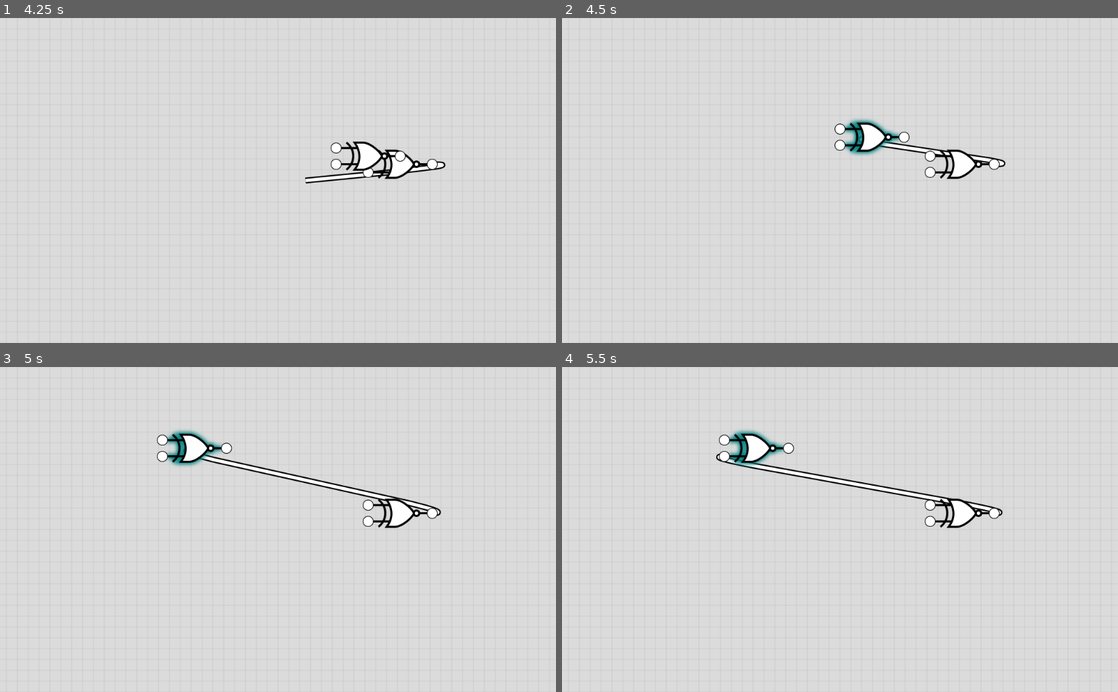
Above: before the commit, frames 1-4 (two rows, left to right).
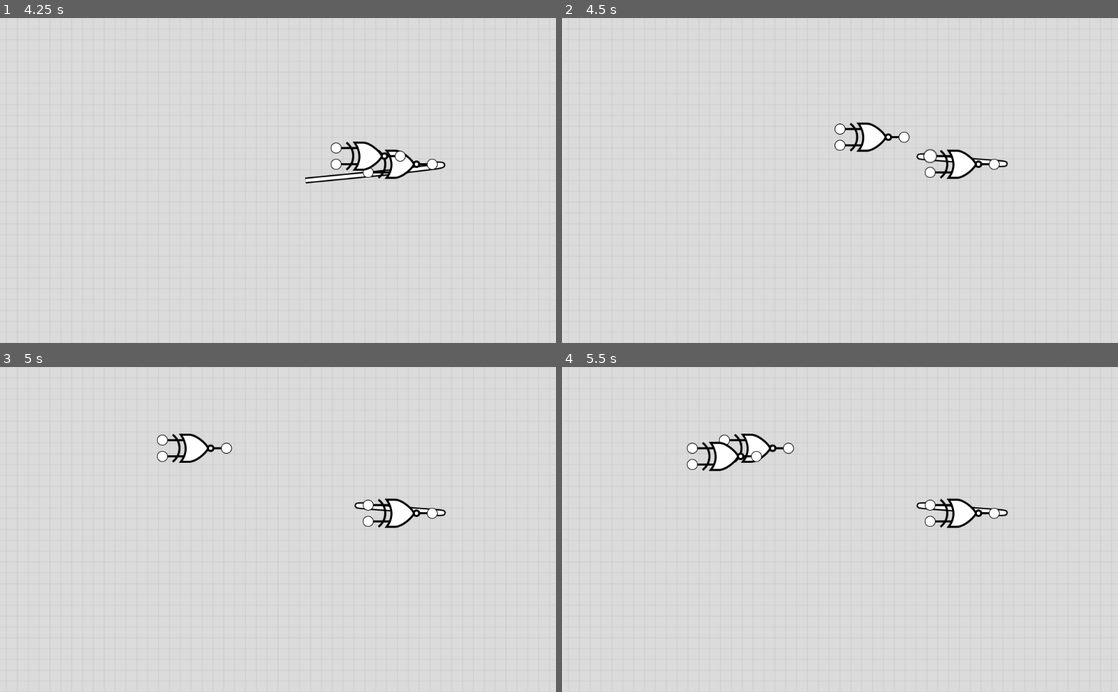
Above: after the commit, the same moments.

Repository: MitchDart/LogicBinGodot
Game: Godot game, scene res://scene/Main.tscn
The game is run twice, just before and just after one commit, with the same random seed, the same clock (stepped at 60 frames per second) and the same inputs.
Inputs (mouse positions are in pixels of both pictures, inside the frame that each line leads up to):
- Up to frame 1 (4.25 s): tap Enter at 0.5, 2, 3.5 s; move the mouse to (400, 164) at 0.52 s; tap Delete at 0.6, 2.1 s; click (400, 164) at 0.67 s; tap 2 at 0.8, 2.3 s; tap Space at 1.25, 2.75 s; drag from (400, 164) to (250, 245) at 1.27 s; move the mouse to (366, 174) at 2.02 s; click (366, 174) at 2.17 s; drag from (366, 154) to (111, 131) at 2.77 s; drag from (433, 164) to (305, 180) at 3.52 s
- Up to frame 2 (4.5 s): tap Space at 4.25 s; drag from (928, 154) to (756, 99) at 4.27 s
- Up to frame 3 (5 s): no input
- Up to frame 4 (5.5 s): move the mouse to (723, 458) at 5.02 s; tap 2 at 5.1 s; click (723, 458) at 5.17 s

Frame 1 is identical in both runs. In frame 2, 0.8% of the frame differs, in the area x 50-81%, y 30-46%; in frame 3, 1.2%; in frame 4, 1.7%, in the area x 22-81%, y 19-46%.

Commit message:
Added selection and deleting components and connections

Diff:
--- a/scripts/Component.gd
+++ b/scripts/Component.gd
@@ -15,6 +15,7 @@
 var mouse_body_hover = false;
 var mouse_dragging = false;
 var mouse_dragging_local_position = get_local_mouse_position();
+var mouse_dragging_global_position = get_global_mouse_position();
 
 onready var inputs = [get_node("InA"), get_node("InB")]
 onready var outputs = [get_node("OutA")]
@@ -29,26 +30,28 @@
 func get_output_position(index):
 	return outputs[index].get_global_position()
 
-func _process(delta):
-	if mouse_dragging:
-		position = get_global_mouse_position() + mouse_dragging_local_position
-		emit_signal("on_drag", self)
-
 func _input(event):
 	if enabled && event is InputEventMouseButton:
 		if event.button_index == BUTTON_LEFT:
 			if mouse_body_hover && event.is_pressed():
-				emit_signal("on_click", self)
 				mouse_dragging_local_position = (position - get_global_mouse_position())
+				mouse_dragging_global_position = get_global_mouse_position()
 				self.mouse_dragging = true
 				get_tree().set_input_as_handled()
 			else:
+				if mouse_dragging_global_position.distance_to(get_global_mouse_position()) < 5:
+					emit_signal("on_click", self)
+					get_tree().set_input_as_handled()
 				self.mouse_dragging = false
 		if event.button_index == BUTTON_RIGHT && event.is_pressed():
 			if mouse_body_hover:
 				self.rotate(PI/2)
 				emit_signal("on_drag", self)
 				get_tree().set_input_as_handled()
+	if event is InputEventMouseMotion && mouse_dragging:
+		position = get_global_mouse_position() + mouse_dragging_local_position
+		emit_signal("on_drag", self)
+		get_tree().set_input_as_handled()
 
 
 func _on_Area2D_mouse_entered():
--- a/scripts/Main.gd
+++ b/scripts/Main.gd
@@ -17,6 +17,12 @@
 
 #List of active components
 var components = []
+
+#Current selected component state
+var selected_component = null
+
+#Current selected connection state
+var selected_connection = null
 
 #--- Events ----
 
@@ -37,10 +43,21 @@
 		spawn_and_gate()
 	elif event is InputEventKey && event.scancode == KEY_2 && event.is_pressed():
 		spawn_xnor_gate()
+	elif event is InputEventKey && event.scancode == KEY_DELETE && event.is_pressed():
+		if selected_connection != null:
+			delete_connection(selected_connection)
+		if selected_component != null:
+			delete_component(selected_component)
+
+func _unhandled_input(event):
+	if event is InputEventMouseButton && event.button_index == BUTTON_LEFT && event.is_pressed():
+		reset_selected_states()
 
 # Called when any component is clicked on
 func _on_component_click(component):
+	reset_selected_states()
 	component.selected = true
+	selected_component = component
 
 # Called when any component is dragged around the scene
 func _on_component_drag(component):
@@ -82,6 +99,7 @@
 		remove_child(creating_connection)
 		creating_connection = null
 		enable_only_ouputs()
+		get_tree().set_input_as_handled()
 
 #Called if a user inputs while creating a component
 func on_input_while_creating_component(event):
@@ -89,6 +107,7 @@
 		creating_component.position = get_global_mouse_position()
 	elif event is InputEventMouseButton && event.is_pressed():
 		complete_new_component()
+		get_tree().set_input_as_handled()
 
 #--- Connections ----
 
@@ -119,9 +138,17 @@
 			found_connections.push_back(connection)
 	return found_connections
 
-# Called when any component is clicked on
+# Called when any connection is clicked on
 func _on_connection_click(connection):
+	reset_selected_states()
 	connection.selected = true
+	selected_connection = connection
+
+# When a connection is deleted
+func delete_connection(connection):
+	connections.remove(connections.find(connection))
+	remove_child(connection)
+	reset_selected_states()
 
 #--- Components ----
 
@@ -155,6 +182,15 @@
 	var xnorGate = XNORGATE.instance()
 	create_new_component(xnorGate)
 
+# When a connection is deleted
+func delete_component(component):
+	components.remove(components.find(component))
+	remove_child(component)
+	var found_connections = search_for_connections(component)
+	for connection in found_connections:
+		delete_connection(connection)
+	reset_selected_states()
+
 #--- Utilites ----
 
 # Return true if a component input index is occupied
@@ -179,3 +215,11 @@
 			input.enabled = false
 		for output in component.outputs:
 			output.enabled = true
+
+func reset_selected_states():
+	if selected_component != null:
+		selected_component.selected = false
+		selected_component = null
+	if selected_connection != null:
+		selected_connection.selected = false
+		selected_connection = null
